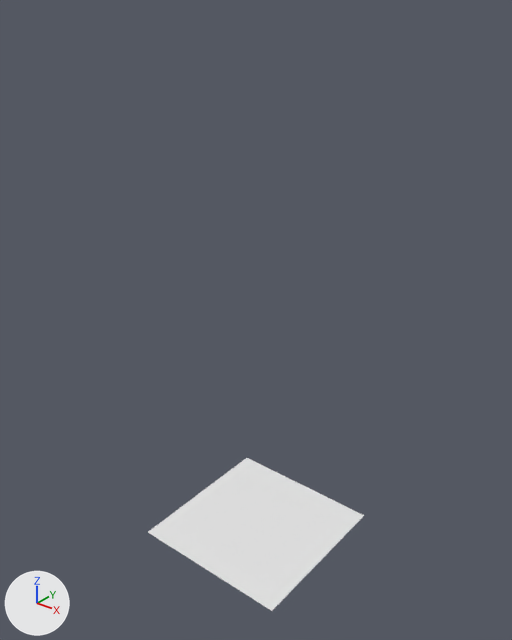
Before and after pictures for a commit that changed the Blender file objects.blend.
One viewpoint serves both versions: a camera (50 mm lens) standing at (4.45, -5.59, 6.39) and looking at (-0.13, 0.13, 2.85). Every picture has the same lights, and +X, +Y and +Z are marked at lower left.

The scene before the commit, as lines of its bpy script (objects in view):
```python
me_grid = bpy.data.meshes.new('Grid')
me_grid.from_pydata(...)  # 121 vertices, 100 faces; spans x -1.0..1.0, y -1.0..1.0, z 0.0
me_grid.materials.append(mat_decal_var1)  # its picture is missing
ob_decal_var1 = bpy.data.objects.new('Decal_Var1', me_grid)
ob_decal_var1.location = (0.0, 0.0, 0.0)
```
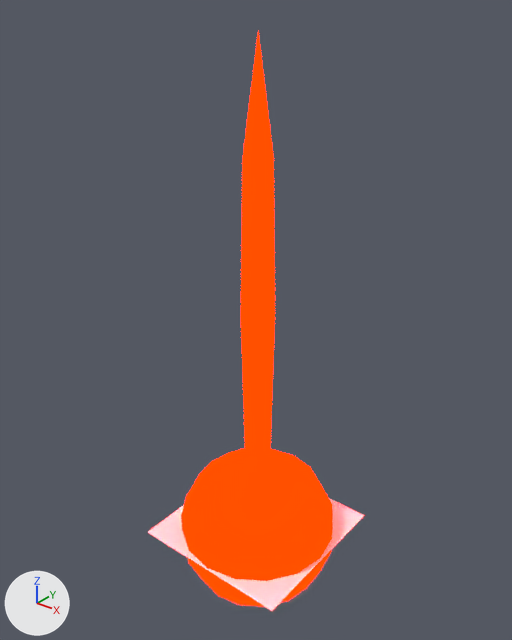
Commit message: Continuing transition to using linked objects.

Pixel boxes (x1, y1, x2, y2) of what changed, in the pictures (512 x 640 px):
'MuzzleFlash', added
    after: (181, 448, 333, 606)
'Laser', added
    after: (241, 31, 275, 469)
'Decal_Var1', unchanged, covered by the edit
    before: (148, 458, 364, 611)
    after: (148, 498, 364, 611)

Edits to the bpy script that builds the scene:
```text
Add mat_red_emissive:
    mat_red_emissive = emission_material('Red_Emissive')
    mat_red_emissive.base_color = (1.0, 0.000524, 0.0)  # red #ff0200
    mat_red_emissive.strength = 155.8
Add me_sphere:
    me_sphere.from_pydata(...)  # a UV sphere (16 segments, 7 rings, poles along z) spanning x -0.97..0.97, y -0.97..0.97, z -1.0..1.0
    me_sphere.polygons.foreach_set('use_smooth', [True] * 112)
    me_sphere.materials.append(mat_red_emissive)  # red #ff0200
Add me_cube:
    me_cube.from_pydata(...)  # 26 vertices, 24 faces; spans x -0.19..0.19, y -0.19..0.19, z 0.0..5.94
    me_cube.polygons.foreach_set('use_smooth', [True] * 24)
    me_cube.materials.append(mat_red_emissive)  # red #ff0200
Add ob_muzzleflash:
    ob_muzzleflash = bpy.data.objects.new('MuzzleFlash', me_sphere)
    ob_muzzleflash.location = (0.0, 0.0, 0.0)
Add ob_laser:
    ob_laser = bpy.data.objects.new('Laser', me_cube)
    ob_laser.location = (0.0, 0.0, 0.0)
```
